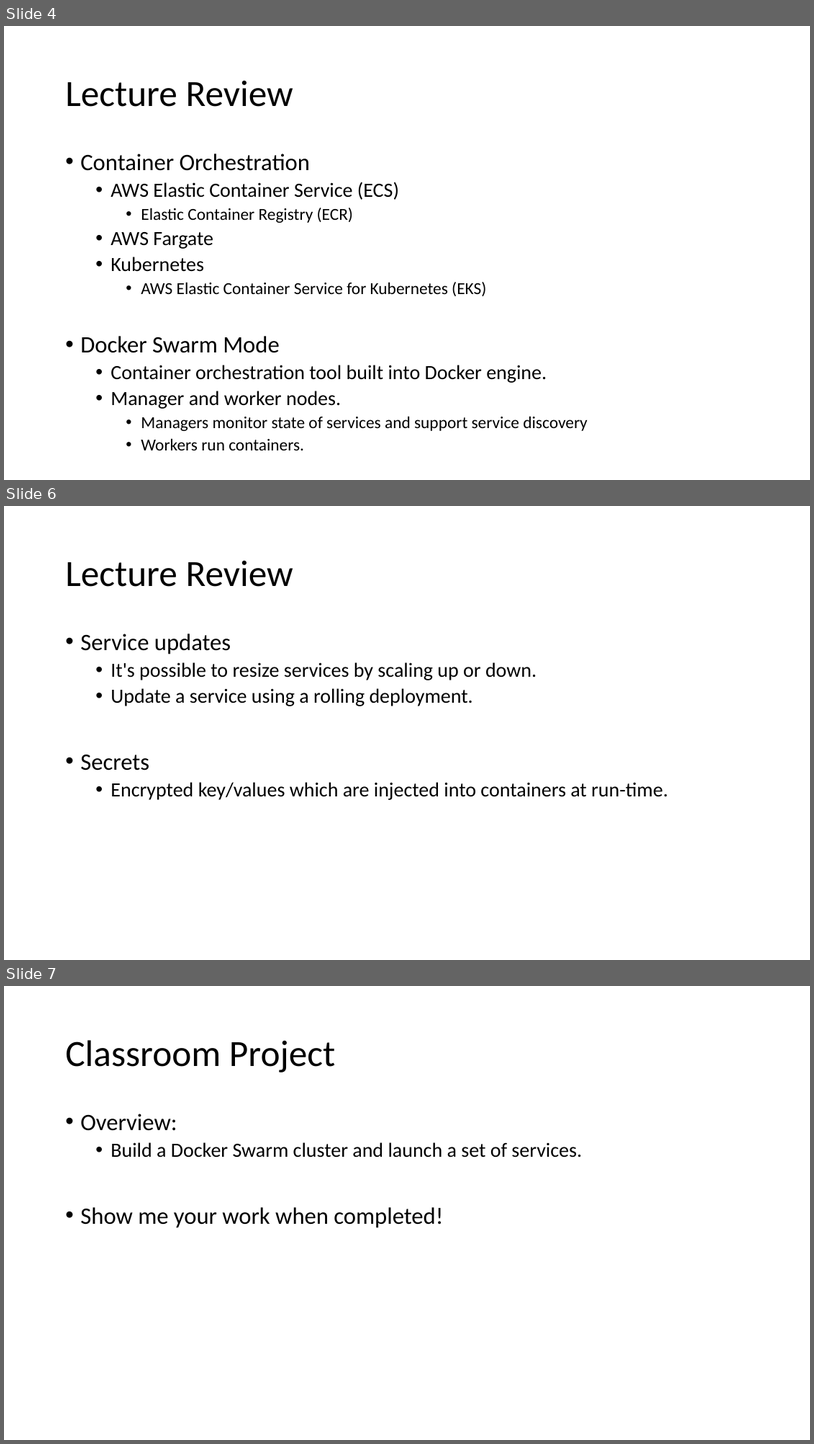
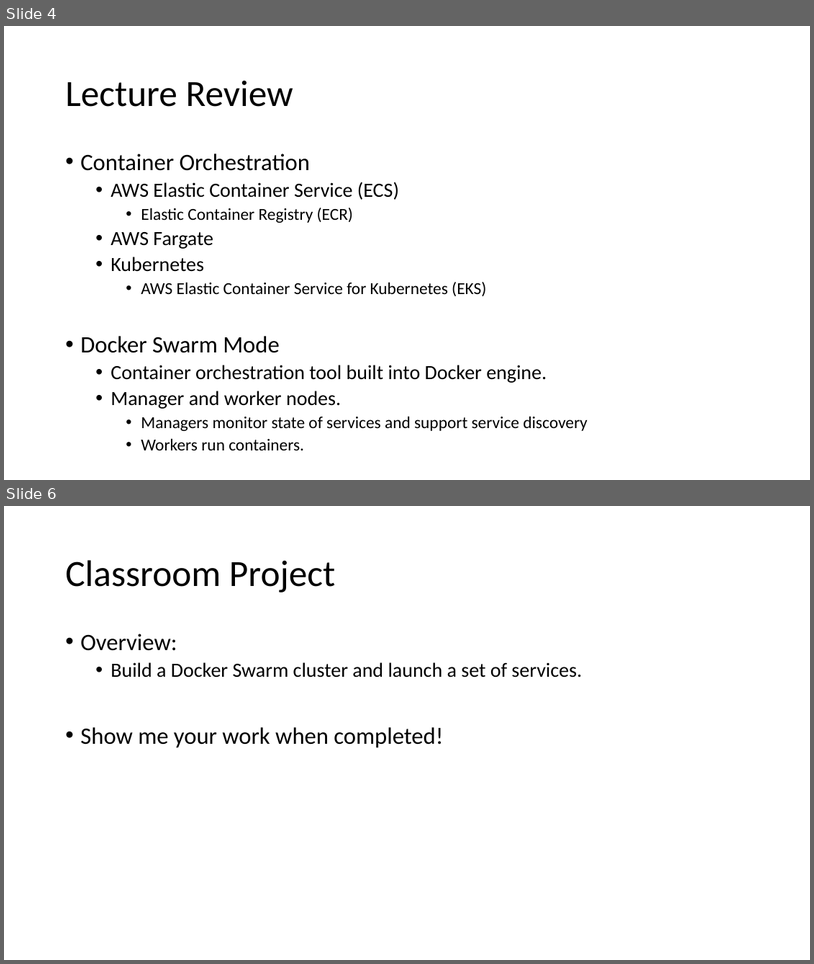
Before and after one commit to jasondbaker/infrastructure-class, a slide deck: review/lecture-review-week-13.pptx. Shown one above the other, each under a label of ours: slides 4, 6 and 7 before the commit, slides 4 and 6 after it; the slides between them are not shown. The pictures are 814x1444 and 814x964 pixels, drawn with LibreOffice and Linux fonts; fonts in the diff are those of the drawing. Boxes give left, top, right and bottom in pixels: in the first picture for what was removed or moved away, otherwise in the second. Text is boxed around its words. In the diff, an @@ line names an element or a change of style, - is before the commit and + after.

Commit message:
update lecture review

```diff
--- a/review/lecture-review-week-13.pptx
+++ b/review/lecture-review-week-13.pptx
@@ slide 6 removed at (x1=4, y1=506, x2=810, y2=960), background #FFFFFF @@
@@ title removed at (x1=65, y1=560, x2=293, y2=587) @@
-Lecture Review
@@ text removed at (x1=80, y1=633, x2=669, y2=800) @@
-• Service updates
-  • It's possible to resize services by scaling up or down.
-  • Update a service using a rolling deployment.
-• Secrets
-  • Encrypted key/values which are injected into containers at run-time.
@@ what was slide 7 is now slide 6 @@
```
Also in this commit, not shown: 2 slides changed.
